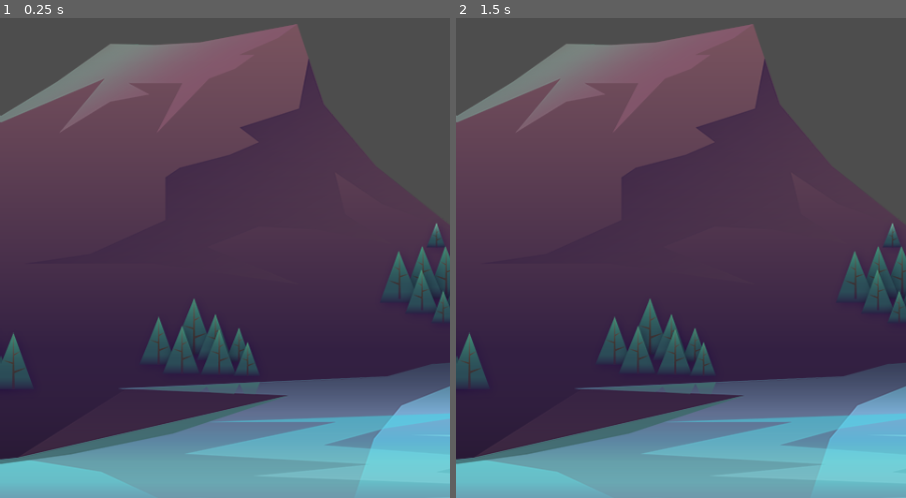
Above: before the commit, frames 1-2 (left to right).
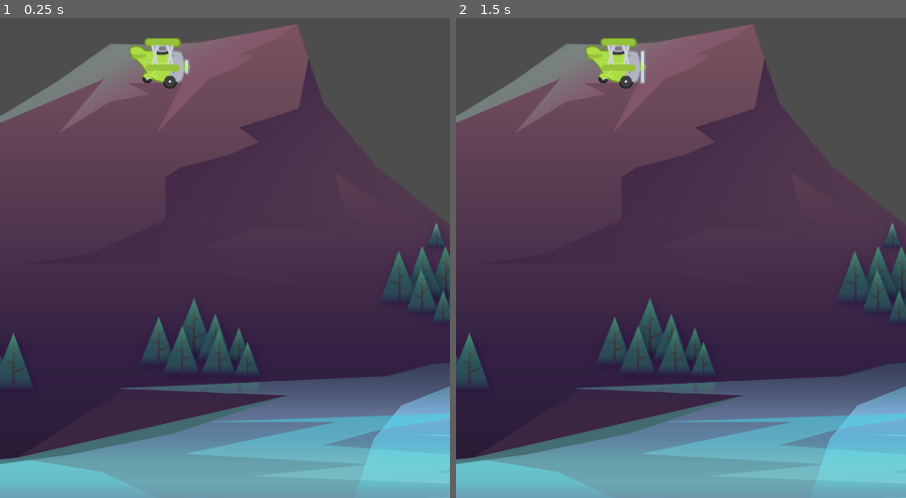
Above: after the commit, the same moments.

Repository: diashug/tappy
Game: Godot game, scene res://scenes/game/game.tscn
Two runs of this game, one before a commit and one after it. Both use one fixed random seed, a clock stepped at 60 frames per second and the inputs below.
Inputs:
- Up to frame 1 (0.25 s): no input
- Up to frame 2 (1.5 s): tap Enter at 0.5 s; tap Space at 1.25 s

The runs differ from the first frame. In frame 1, 0.9% of the frame differs, in the area x 28-43%, y 4-15%; in frame 2, 1.0%.

Commit message:
Add plane assets and collision shape

Diff:
--- a/scenes/game/game.tscn
+++ b/scenes/game/game.tscn
@@ -1,9 +1,13 @@
-[gd_scene load_steps=2 format=3 uid="uid://d4byo851i21n1"]
+[gd_scene load_steps=3 format=3 uid="uid://d4byo851i21n1"]
 
 [ext_resource type="Texture2D" uid="uid://bst2y0hl1sjul" path="res://assets/background/rocks_2.png" id="1_oo4vf"]
+[ext_resource type="PackedScene" uid="uid://dja73fj2xddxi" path="res://scenes/plane/plane.tscn" id="2_wocu4"]
 
 [node name="Game" type="Node2D"]
 
 [node name="Sprite2D" type="Sprite2D" parent="."]
 position = Vector2(338, 376)
 texture = ExtResource("1_oo4vf")
+
+[node name="Plane" parent="." instance=ExtResource("2_wocu4")]
+position = Vector2(170, 390)
--- /dev/null
+++ b/scenes/plane/plane.tscn
@@ -0,0 +1,47 @@
+[gd_scene load_steps=7 format=3 uid="uid://dja73fj2xddxi"]
+
+[ext_resource type="Texture2D" uid="uid://dg87p82a6rnd" path="res://assets/plane/planes_sheet.png" id="1_v7x21"]
+
+[sub_resource type="AtlasTexture" id="AtlasTexture_hkdma"]
+atlas = ExtResource("1_v7x21")
+region = Rect2(0, 0, 88, 73)
+
+[sub_resource type="AtlasTexture" id="AtlasTexture_6pnrr"]
+atlas = ExtResource("1_v7x21")
+region = Rect2(88, 0, 88, 73)
+
+[sub_resource type="AtlasTexture" id="AtlasTexture_gc8id"]
+atlas = ExtResource("1_v7x21")
+region = Rect2(176, 0, 88, 73)
+
+[sub_resource type="SpriteFrames" id="SpriteFrames_nfoqo"]
+animations = [{
+"frames": [{
+"duration": 1.0,
+"texture": SubResource("AtlasTexture_hkdma")
+}, {
+"duration": 1.0,
+"texture": SubResource("AtlasTexture_6pnrr")
+}, {
+"duration": 1.0,
+"texture": SubResource("AtlasTexture_gc8id")
+}],
+"loop": true,
+"name": &"fly",
+"speed": 8.0
+}]
+
+[sub_resource type="CircleShape2D" id="CircleShape2D_fq00x"]
+radius = 23.0
+
+[node name="Plane" type="CharacterBody2D"]
+
+[node name="AnimatedSprite2D" type="AnimatedSprite2D" parent="."]
+scale = Vector2(0.75, 0.75)
+sprite_frames = SubResource("SpriteFrames_nfoqo")
+animation = &"fly"
+autoplay = "fly"
+frame_progress = 0.372338
+
+[node name="CollisionShape2D" type="CollisionShape2D" parent="."]
+shape = SubResource("CircleShape2D_fq00x")
